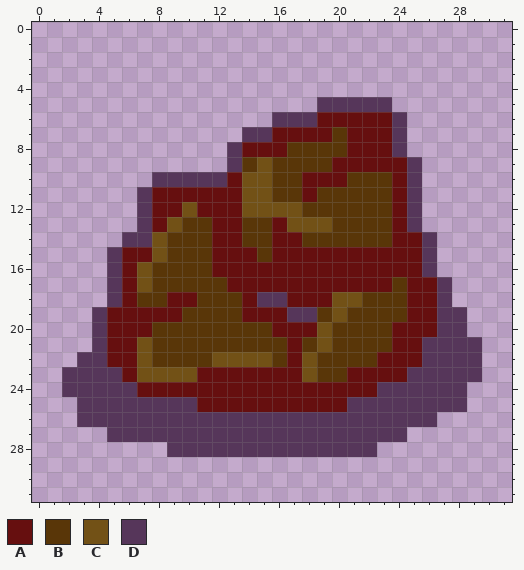
File history of a pixel-art sprite, Assets/Resources/Images/Tilesets/Cave/obstacle1.png. The picture above was drawn from the file before the commit.
The file is 32x32 pixels.
Palette (. is transparent): A #660f0f  B #593608  C #725116  D #56365a
Pixels before, first column x 2:
 5 .................DDDDD......
 6 ..............DDDAAAAAD.....
 7 ............DDAAAABAAAD.....
 8 ...........DAAABBBBAAAD.....
 9 ...........DBCBBBBAAAAAD....
10 ......DDDDDACCBBAAABBBAD....
11 .....DAAAAAACCBBABBBBBAD....
12 .....DAACAAACCCCBBBBBBAD....
13 .....DACBBAABBACCCBBBBAD....
14 ....DDCBBBAABBAABBBBBBAAD...
15 ...DAACBBBAAABAAAAAAAAAAD...
16 ...DACBBBBAAAAAAAAAAAAAAD...
17 ...DACBBBBBAAAAAAAAAAABAAD..
18 ...DABBAABBBADDAAACCBBBAAD..
19 ..DAAAAABBBBAAADDBCBBBBAADD.
20 ..DAAABBBBBBBBAAACBBBBAAADD.
21 ..DAACBBBBBBBBBABCBBBBAADDDD
22 .DDAACBBBBCCCCBACBBBBAAADDDD
23 DDDDACCCCAAAAAAACBBAAAADDDDD
24 DDDDDAAAAAAAAAAAAAAAADDDDDD.
25 .DDDDDDDDAAAAAAAAAADDDDDDDD.
26 .DDDDDDDDDDDDDDDDDDDDDDDD...
27 ...DDDDDDDDDDDDDDDDDDDD.....
28 .......DDDDDDDDDDDDDD.......
Once edited:
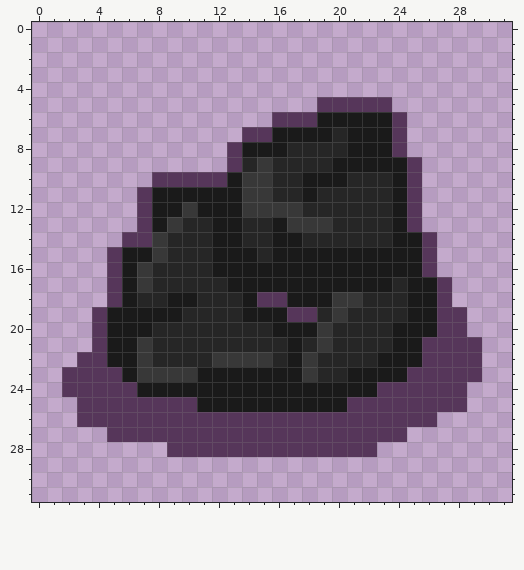
Edits made:
{"colour":"A","old":"#660f0f","new":"#1a1a1a"}
{"colour":"B","old":"#593608","new":"#262626"}
{"colour":"C","old":"#725116","new":"#383838"}
{"label":"changed","picture_box":[107,112,437,412]}
